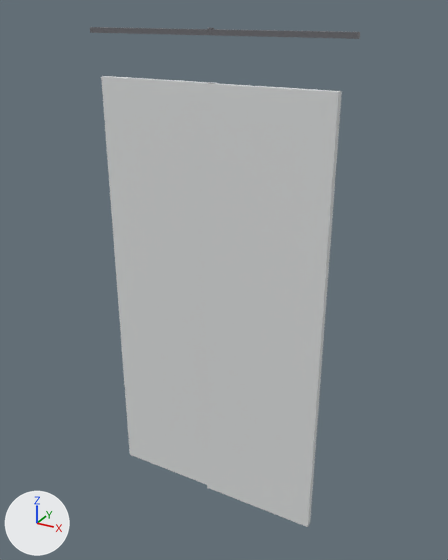
An edit to the glTF model storage/picture/mocan-57.glb, drawn before and after from the same camera.
The view is the same before and after, from a 50 mm lens placed at (1.53, -2.66, 2.78), pointed at (0.04, 0.06, 1.43). The axes (+X, +Y, +Z) are drawn at lower left. The lights are the same throughout. The older version comes first. Vertices at exactly the same position are counted once.

Names of what the first picture shows: 'furniture'.
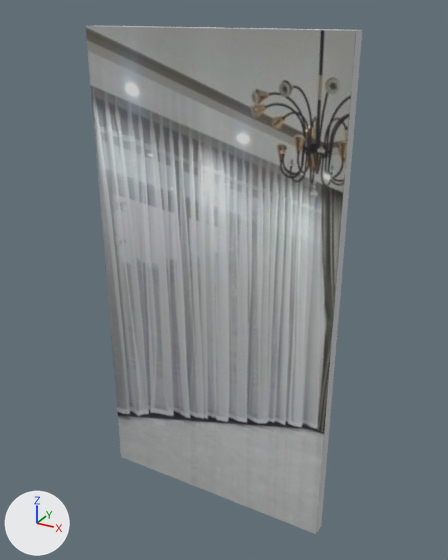
What the commit changed:
Picture 'Image_0' (img_image_0) is new.
Material 'photo' (mat_photo) is new.
Its texture is img_image_0.
Its roughness is 0.85.
Material 'wood' (mat_wood) is new.
Its base color is (0.565, 0.576, 0.58) (light grey #c6c8c8).
Its roughness is 0.72.
me_mesh_0 is used by ob_furniture; location (0.0, 0.0, 0.0).
me_mesh_0 had 64 vertices, 108 faces and spanned x -0.7..0.7, y -0.04..0.02, z 0.03..2.7.
me_mesh_0 no longer uses material mat_metal (grey #89898e).
me_mesh_0 no longer uses material mat_fabric (light grey #dee0e0).
me_mesh_0 now has 12 vertices, 14 faces and spans x -0.7..0.7, y -0.04..0.04, z 0.0..2.7.
me_mesh_0 part 1: a new loose piece, a box spanning x -0.7..0.7, y -0.04..0.04, z 0.0..2.7, in mat_wood (light grey #c6c8c8).
me_mesh_0 part 2: the loose piece of 8 vertices spanning x -0.03..0.64, y -0.04..0.0, z 0.03..2.46 is rebuilt with 4 vertices and now spans x -0.7..0.7, y -0.04, z 0.0..2.7, in mat_photo (picture img_image_0).
me_mesh_0 part 3: the loose piece of 8 vertices spanning x -0.7..0.7, y -0.01..0.01, z 2.67..2.69 is deleted.
me_mesh_0 part 4: the loose piece of 8 vertices spanning x -0.64..0.03, y -0.02..0.02, z 0.03..2.46 is deleted.
Other edits to the shape of me_mesh_0 do not show in these pictures.
me_mesh_0 gains material mat_wood (light grey #c6c8c8).
me_mesh_0 gains material mat_photo (picture img_image_0).

Location of each change, [x1, y1, x2, y2] in pixels of the pictures (448 x 560 px):
'furniture', reshaped
    before: [90, 27, 360, 527]
    after: [86, 25, 362, 534]
part 1 of me_mesh_0, added
    after: [96, 25, 362, 534]
part 2 of me_mesh_0, rebuilt (92% wider, 14% taller)
    before: [202, 83, 342, 527]
    after: [86, 26, 356, 534]
part 3 of me_mesh_0, deleted
    before: [90, 27, 360, 39]
part 4 of me_mesh_0, deleted
    before: [101, 76, 212, 485]
